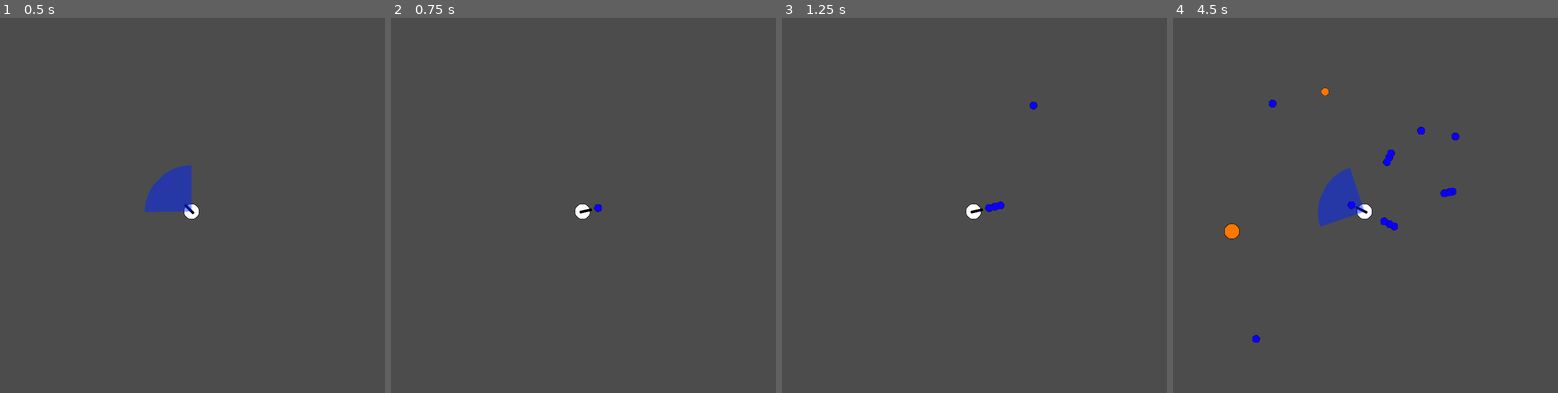
Above: before the commit, frames 1-4 (left to right).
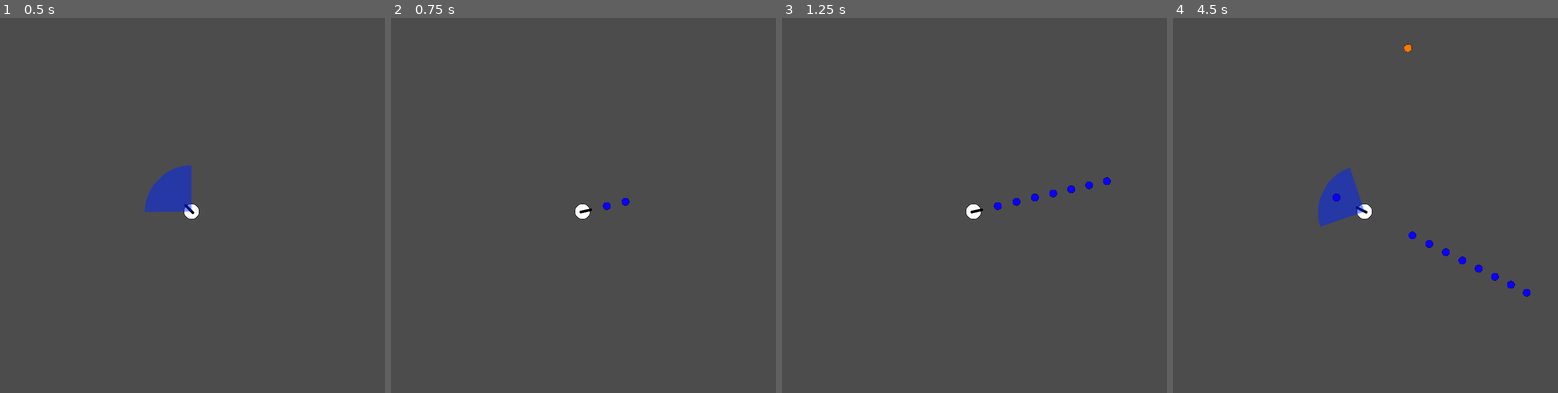
Above: after the commit, the same moments.

Repository: learnb/gmtk-jam-2018
Game: Godot game, scene res://Arena.tscn
Same seed, same stepped clock (60 frames per second), same inputs: the game is played once before the commit and once after it.
Inputs (mouse positions are in pixels of both pictures, inside the frame that each line leads up to):
- Up to frame 1 (0.5 s): no input
- Up to frame 2 (0.75 s): tap Enter at 0.5 s; move the mouse to (668, 190) at 0.52 s; press the mouse at (668, 190) at 0.53 s
- Up to frame 3 (1.25 s): no input
- Up to frame 4 (4.5 s): move the mouse to (1288, 231) at 1.27 s; release the mouse at (1288, 231) at 1.28 s; click (1288, 231) at 1.35 s; move the mouse to (1404, 126) at 2.02 s; press the mouse at (1404, 126) at 2.03 s; move the mouse to (1346, 288) at 2.77 s; release the mouse at (1346, 288) at 2.78 s; click (1346, 288) at 2.85 s; move the mouse to (1481, 269) at 3.52 s; press the mouse at (1481, 269) at 3.53 s; move the mouse to (1250, 153) at 4.27 s; release the mouse at (1250, 153) at 4.28 s; click (1250, 153) at 4.35 s

Frame 1 is identical in both runs. In frame 2, 0.1% of the frame differs, in the area x 52-62%, y 48-52%; in frame 3, 0.3%; in frame 4, 0.9%, in the area x 13-93%, y 6-87%.
Error before the commit: Invalid call. Nonexistent function 'get_group' in base 'SceneTree'. (res://MobC.gd:19)
Error after the commit: Parse Error: The method "die" isn't declared in the current class. (res://Mob.gd:19)

Commit message:
basic mechanics and wave management

Diff:
--- a/Arena.gd
+++ b/Arena.gd
@@ -5,11 +5,19 @@
 export (PackedScene) var MobB
 export (PackedScene) var MobC
 
+# Game State
 var health = 10
 var screensize
+var wave = 0
+var stats_A = [1, 0, 0] # counts: goal, killed, spawned
+var stats_B = [0, 0, 0] # counts: goal, killed, spawned
+var stats_C = [0, 0, 0] # counts: goal, killed, spawned
+
+
+# Player State
 var gun_length = 25 # Magic number, should be based on Player size
+var cooldown = false
 
-var cooldown = false
 
 func _ready():
 	randomize()
@@ -20,7 +28,7 @@
 	#$Player.position = $StartPosition.position
 	$Player/Gun.rotation_degrees = 0
 
-	$MobSpawnTimer.start()
+
 	$StartTimer.start()
 
 
@@ -44,7 +52,7 @@
 			$Player.push_off()
 			var b = Bullet.instance()
 			add_child(b)
-			b.speed /= 2
+			b.speed *= 4
 			b.linear_velocity = target_vec * b.speed
 			b.position = $Player.position + (target_vec * gun_length)
 			cooldown = true
@@ -52,49 +60,102 @@
 	else: # Push
 		# Push Bullets
 		$Player.push_on()
-		pass
 
-	## Spawn Objects ##
-	# Mobs
+	# Check for wave end condition
+	if(stats_A[0]-stats_A[1] == 0) and (stats_B[0]-stats_B[1] == 0) and (stats_C[0]-stats_C[1] == 0):
+		print("wave end")
+		change_wave(wave+1)
 
+func start_game():
+	change_wave(1)
 
-	# Power-Ups
+func change_wave(w):
+	$MobSpawnTimer.stop()
+	# Clear mobs & bullets
+	get_tree().call_group("bullets", "die")
+	get_tree().call_group("mobs", "die")
 
+	# Full Heal
+	health = 10
+
+	# Set Wave Goals
+	if(w == 0):
+		$MobSpawnTimer.wait_time = 3
+		stats_A = [5, 0, 0] # counts: goal, killed, spawned
+		stats_B = [5, 0, 0] # counts: goal, killed, spawned
+		stats_C = [5, 0, 0] # counts: goal, killed, spawned
+	elif(w == 1):
+		$MobSpawnTimer.wait_time = 1.5
+		stats_A = [5, 0, 0] # counts: goal, killed, spawned
+		stats_B = [0, 0, 0] # counts: goal, killed, spawned
+		stats_C = [0, 0, 0] # counts: goal, killed, spawned
+	elif(w == 2):
+		$MobSpawnTimer.wait_time = 3
+		stats_A = [0, 0, 0] # counts: goal, killed, spawned
+		stats_B = [6, 0, 0] # counts: goal, killed, spawned
+		stats_C = [0, 0, 0] # counts: goal, killed, spawned
+	elif(w == 3):
+		$MobSpawnTimer.wait_time = 2
+		stats_A = [0, 0, 0] # counts: goal, killed, spawned
+		stats_B = [0, 0, 0] # counts: goal, killed, spawned
+		stats_C = [5, 0, 0] # counts: goal, killed, spawned
+
+	# Change wave
+	wave = w
+	$MobSpawnTimer.start()
 
 func _on_MobSpawnTimer_timeout():
+	if wave == 0:
+		spawn_mob_A()
+		spawn_mob_B()
+		spawn_mob_C()
+	elif wave == 1:
+		spawn_mob_A()
+	elif wave == 2:
+		spawn_mob_B()
+		spawn_mob_B()
+		spawn_mob_B()
+	elif wave == 3:
+		spawn_mob_C()
+
+# Move only Mob
+func spawn_mob_A():
 	# A
-	var mob = MobA.instance()
-	add_child(mob)
-	mob.position = Vector2(rand_range(0, screensize.x), rand_range(0, screensize.y/4))
-	var target_vec = $Player.position - mob.position # vec pointing at Player
-	target_vec = target_vec.normalized()
-	mob.velocity = target_vec
+	if stats_A[2] < stats_A[0]: # If more to spawn
+		stats_A[2] += 1
+		var mob = MobA.instance()
+		add_child(mob)
+		mob.position = Vector2(rand_range(0, screensize.x), rand_range(0, screensize.y/4))
+		var target_vec = $Player.position - mob.position # vec pointing at Player
+		target_vec = target_vec.normalized()
+		mob.velocity = target_vec
 
+# Shoot only Mob
+func spawn_mob_B():
 	# B
-	mob = MobB.instance()
-	add_child(mob)
-	mob.position = Vector2(rand_range(0, screensize.x), rand_range(0, (screensize.y/4)+screensize.y/2))
-	target_vec = $Player.position - mob.position # vec pointing at Player
-	target_vec = target_vec.normalized()
-	mob.velocity = target_vec
+	if stats_B[2] < stats_B[0]: # If more to spawn
+		stats_B[2] += 1
+		var mob = MobB.instance()
+		add_child(mob)
+		mob.position = Vector2(rand_range(0, screensize.x), rand_range(0, (screensize.y/4)+screensize.y/2))
+		var target_vec = $Player.position - mob.position # vec pointing at Player
+		target_vec = target_vec.normalized()
+		mob.velocity = target_vec
 
+# Shoot & Move Mob
+func spawn_mob_C():
 	# C
-	mob = MobC.instance()
-	add_child(mob)
-	mob.position = Vector2(rand_range(0, screensize.x/4), rand_range(0, screensize.y))
-	target_vec = $Player.position - mob.position # vec pointing at Player
-	target_vec = target_vec.normalized()
-	mob.velocity = target_vec
+	if stats_C[2] < stats_C[0]: # If more to spawn
+		stats_C[2] += 1
+		var mob = MobC.instance()
+		add_child(mob)
+		mob.position = Vector2(rand_range(0, screensize.x/4), rand_range(0, screensize.y))
+		var target_vec = $Player.position - mob.position # vec pointing at Player
+		target_vec = target_vec.normalized()
+		mob.velocity = target_vec
 
 func _on_StartTimer_timeout():
-	var b = Bullet.instance()
-	add_child(b)
-	b.position = Vector2(rand_range(0, screensize.x), rand_range(0, screensize.y/4))
-	var target_vec = $Player.position - b.position # vec pointing at Player
-	target_vec = target_vec.normalized()
-	b.linear_velocity = target_vec * b.speed
-
-
+	start_game()
 
 func _on_FireTimer_timeout():
 	cooldown = false
--- a/Arena.tscn
+++ b/Arena.tscn
@@ -42,14 +42,14 @@
 [node name="StartTimer" type="Timer" parent="." index="2"]
 
 process_mode = 1
-wait_time = 1.0
-one_shot = false
+wait_time = 3.0
+one_shot = true
 autostart = false
 
 [node name="FireTimer" type="Timer" parent="." index="3"]
 
 process_mode = 1
-wait_time = 0.25
+wait_time = 0.1
 one_shot = false
 autostart = false
 
--- a/Mob.gd
+++ b/Mob.gd
@@ -21,7 +21,7 @@
 func _on_VisibilityNotifier2D_screen_exited():
 	queue_free()
 
-func die():
-	hide()
-	$CollisionShape2D.disabled = true
-	queue_free()
+#func die():
+#	hide()
+#	$CollisionShape2D.disabled = true
+#	queue_free()
--- a/MobA.gd
+++ b/MobA.gd
@@ -1,8 +1,16 @@
 extends "Mob.gd"
-
+# Move only Mob
 
 func _ready():
+	speed = 100
+	scale = Vector2(0.35, 0.35)
 	pass
 
 func _process(delta):
 	pass
+
+func die():
+	get_parent().stats_A[1] += 1
+	hide()
+	$CollisionShape2D.disabled = true
+	queue_free()
--- a/MobB.gd
+++ b/MobB.gd
@@ -1,9 +1,31 @@
 extends "Mob.gd"
+# Shoot only Mob
 
+export (PackedScene) var Bullet
+
+var gun_length = 45
 
 func _ready():
 	speed = 0
+	scale = Vector2(.75, .75)
+	$FireTimer.start()
 	pass
 
 func _process(delta):
 	pass
+
+
+func _on_FireTimer_timeout():
+	var b = Bullet.instance()
+	get_parent().add_child(b)
+	#var target_vec = $Player.position - b.position # vec pointing at Player
+	var target_vec = get_parent().get_node("Player").position - position # vec pointing at Player
+	target_vec = target_vec.normalized()
+	b.position = position + (target_vec * gun_length)
+	b.linear_velocity = target_vec * b.speed
+
+func die():
+	get_parent().stats_B[1] += 1
+	hide()
+	$CollisionShape2D.disabled = true
+	queue_free()
--- a/MobB.tscn
+++ b/MobB.tscn
@@ -1,8 +1,19 @@
-[gd_scene load_steps=3 format=2]
+[gd_scene load_steps=4 format=2]
 
 [ext_resource path="res://Mob.tscn" type="PackedScene" id=1]
 [ext_resource path="res://MobB.gd" type="Script" id=2]
+[ext_resource path="res://Bullet.tscn" type="PackedScene" id=3]
 
-[node name="Mob" instance=ExtResource( 1 )]
+[node name="Mob" index="0" instance=ExtResource( 1 )]
 
 script = ExtResource( 2 )
+Bullet = ExtResource( 3 )
+
+[node name="FireTimer" type="Timer" parent="." index="3"]
+
+process_mode = 1
+wait_time = 2.0
+one_shot = false
+autostart = false
+
+[connection signal="timeout" from="FireTimer" to="." method="_on_FireTimer_timeout"]
--- a/MobC.gd
+++ b/MobC.gd
@@ -1,9 +1,12 @@
 extends "Mob.gd"
+# Shoot & Move Mob
 
 export (PackedScene) var Bullet
 
+var gun_length = 30
+
 func _ready():
-	speed /= 2
+	speed = 20
 	$FireTimer.start()
 	pass
 
@@ -13,9 +16,15 @@
 
 func _on_FireTimer_timeout():
 	var b = Bullet.instance()
-	add_child(b)
-	b.position = position
+	get_parent().add_child(b)
 	#var target_vec = $Player.position - b.position # vec pointing at Player
-	var target_vec = get_tree().get_group("player")[0].position -b.position # vec pointing at Player
+	var target_vec = get_parent().get_node("Player").position - position # vec pointing at Player
 	target_vec = target_vec.normalized()
+	b.position = position + (target_vec * gun_length)
 	b.linear_velocity = target_vec * b.speed
+
+func die():
+	get_parent().stats_C[1] += 1
+	hide()
+	$CollisionShape2D.disabled = true
+	queue_free()
--- a/MobC.tscn
+++ b/MobC.tscn
@@ -4,7 +4,7 @@
 [ext_resource path="res://MobC.gd" type="Script" id=2]
 [ext_resource path="res://Bullet.tscn" type="PackedScene" id=3]
 
-[node name="Mob" index="0" instance=ExtResource( 1 )]
+[node name="Mob" instance=ExtResource( 1 )]
 
 script = ExtResource( 2 )
 Bullet = ExtResource( 3 )
@@ -12,7 +12,7 @@
 [node name="FireTimer" type="Timer" parent="." index="3"]
 
 process_mode = 1
-wait_time = 1.0
+wait_time = 2.0
 one_shot = false
 autostart = false
 
